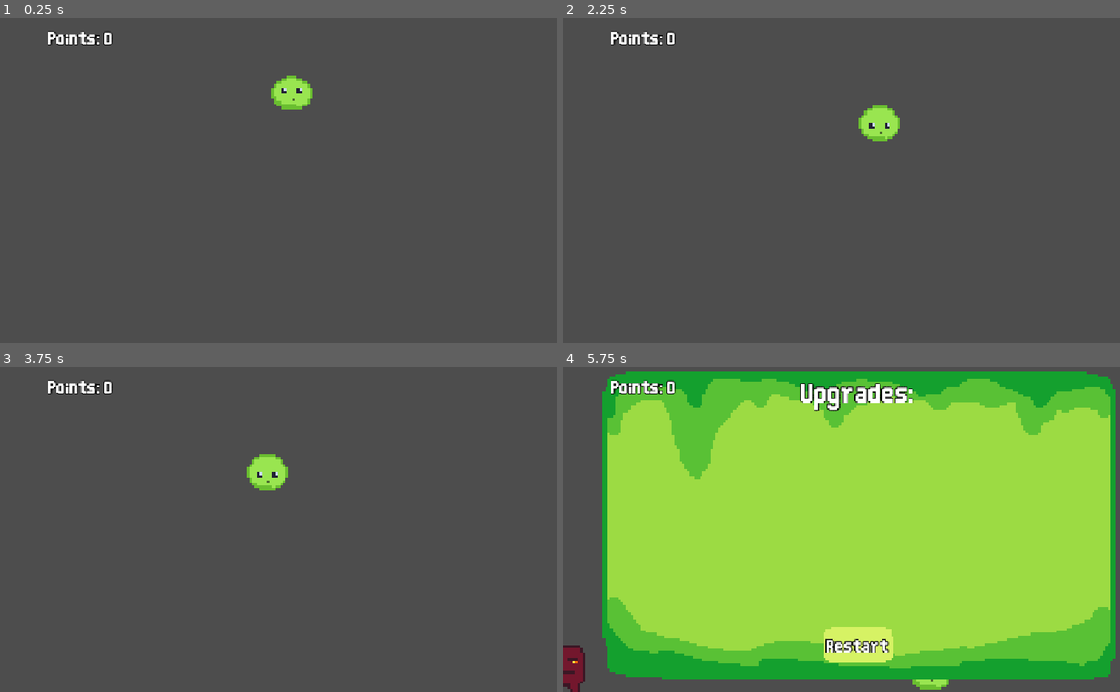
Above: before the commit, frames 1-4 (two rows, left to right).
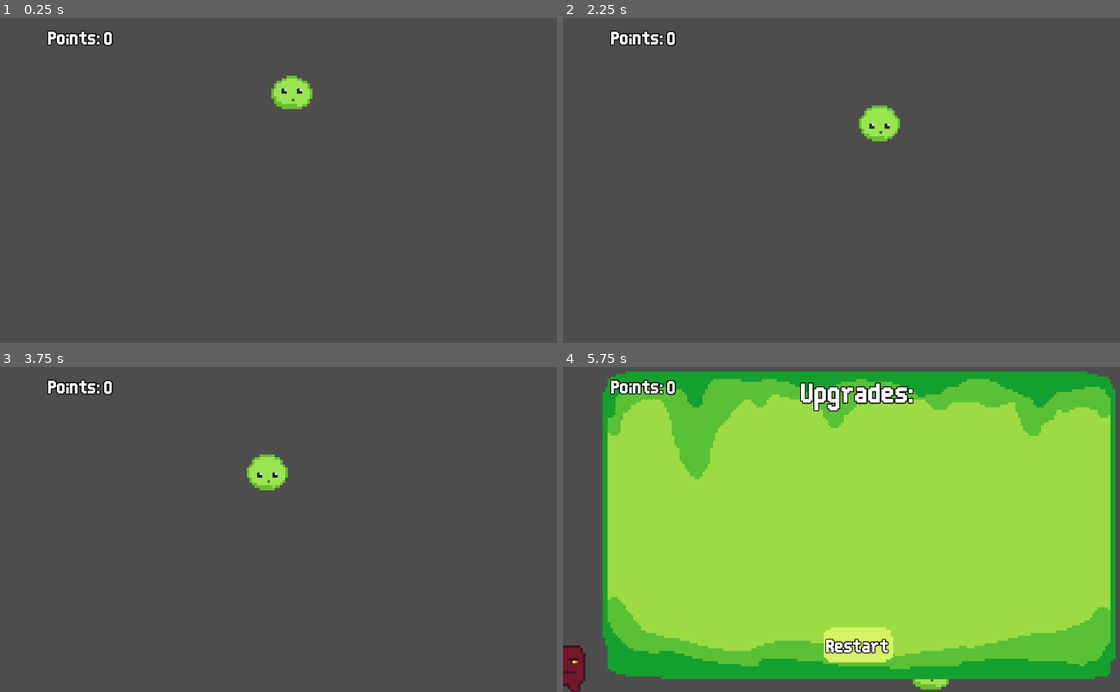
Above: after the commit, the same moments.

Repository: gnampfkuchen-oss/King-of-Blob
Game: Godot game, scene res://Scenes/main.tscn
Same seed, same stepped clock (60 frames per second), same inputs: the game is played once before the commit and once after it.
Inputs:
- Up to frame 1 (0.25 s): no input
- Up to frame 2 (2.25 s): tap Enter at 0.5 s; hold Right (right) 0.53-1.25 s; click "Restart" at 1.25 s; tap Space at 2 s; hold Right (right) from 2.03 s (still down)
- Up to frame 3 (3.75 s): release Right (right) at 2.75 s; click "Restart" at 2.75 s; tap Enter at 3.5 s; hold Left (left) from 3.53 s (still down)
- Up to frame 4 (5.75 s): release Left (left) at 4.25 s; click "Restart" at 4.25 s; tap Space at 5 s; hold Right (right) from 5.03 s (still down)

The runs differ from the first frame. In frame 1, 0.3% of the frame differs, in the area x 8-57%, y 3-29%; in frame 2, 0.3%; in frame 3, 0.3%; in frame 4, 2.0%, in the area x 0-99%, y 1-100%.

Commit message:
fESF

Diff:
--- /dev/null
+++ b/new-game-project/Scripts/Global.gd
@@ -0,0 +1,12 @@
+extends Node
+
+var points = 0
+
+# Called when the node enters the scene tree for the first time.
+func _ready() -> void:
+	pass # Replace with function body.
+
+
+# Called every frame. 'delta' is the elapsed time since the previous frame.
+func _process(delta: float) -> void:
+	pass
--- a/new-game-project/Scripts/main.gd
+++ b/new-game-project/Scripts/main.gd
@@ -1,6 +1,5 @@
 extends Node2D
 
-var points = 0
 
 # Called when the node enters the scene tree for the first time.
 func _ready() -> void:
@@ -9,7 +8,7 @@
 
 # Called every frame. 'delta' is the elapsed time since the previous frame.
 func _process(_delta: float) -> void:
-	$UI/Points/Points.text = str(points)
+	$UI/Points/Points.text = str(Global.points)
 
 
 func _on_player_dead() -> void:
@@ -20,7 +19,7 @@
 
 
 func _on_player_point() -> void:
-	points += 1
+	Global.points += 1
 
 
 func _on_ui_restart() -> void:
--- a/new-game-project/project.godot
+++ b/new-game-project/project.godot
@@ -15,10 +15,13 @@
 config/features=PackedStringArray("4.7", "GL Compatibility")
 config/icon="res://icon.svg"
 
+[autoload]
+
+Global="*uid://du61kcsc8xa3f"
+
 [display]
 
-window/stretch/mode="canvas_items"
-window/stretch/aspect="expand"
+window/stretch/mode="viewport"
 
 [input]
 
Not shown, added: new-game-project/Scripts/Global.gd.uid
